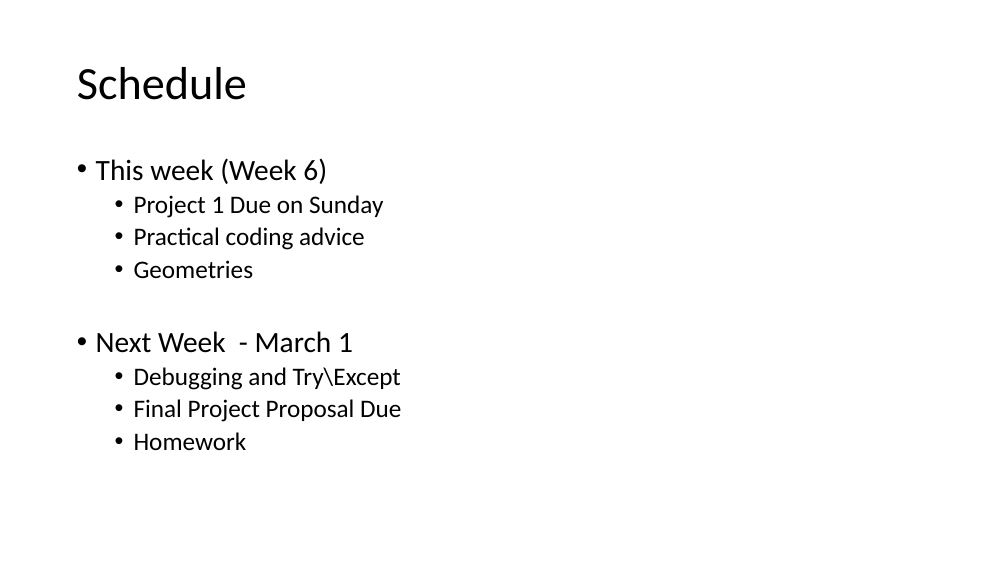
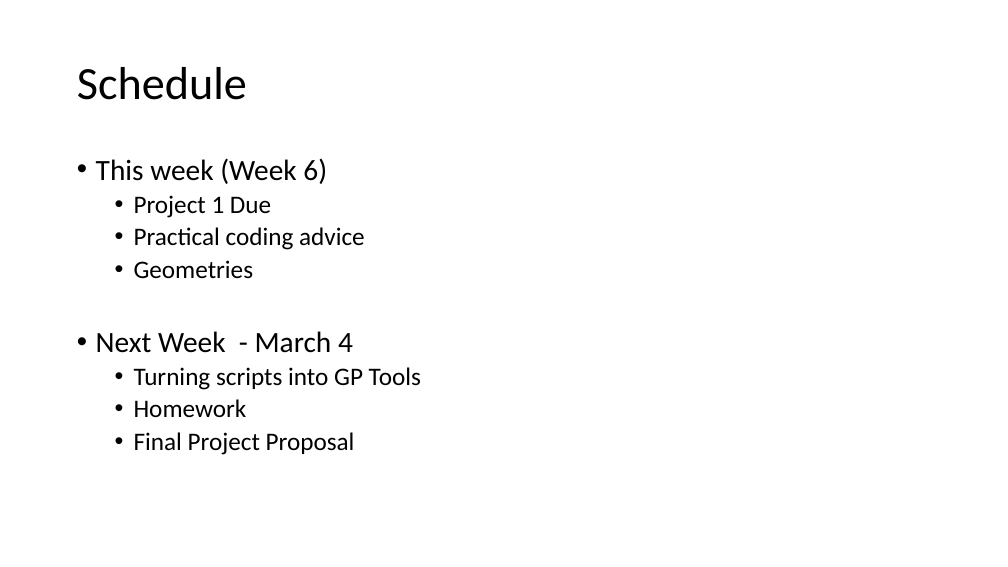
Before and after one commit to gbrunner/intro-prog-for-gis-rs, a slide deck: slide 1 of Week 6/week_6_slides.pptx. Drawn at 1008x567 pixels with LibreOffice and Linux fonts; fonts in the diff are those of the drawing. Boxes give left, top, right and bottom in pixels: in the first picture for what was removed or moved away, otherwise in the second. Text is boxed around its words. In the diff, an @@ line names an element or a change of style, - is before the commit and + after.

```diff
--- a/Week 6/week_6_slides.pptx
+++ b/Week 6/week_6_slides.pptx
@@ text at [134, 195, 271, 218]: text changed @@
-  • Project 1 Due on Sunday
+  • Project 1 Due
@@ text at [96, 331, 421, 390]: text changed @@
-• Next Week - March 1
-  • Debugging and Try\Except
-  • Final Project Proposal Due
+• Next Week - March 4
+  • Turning scripts into GP Tools
@@ text at [134, 432, 355, 455]: paragraph added @@
+  • Final Project Proposal
```
Also in this commit, not shown: 5 other files.
